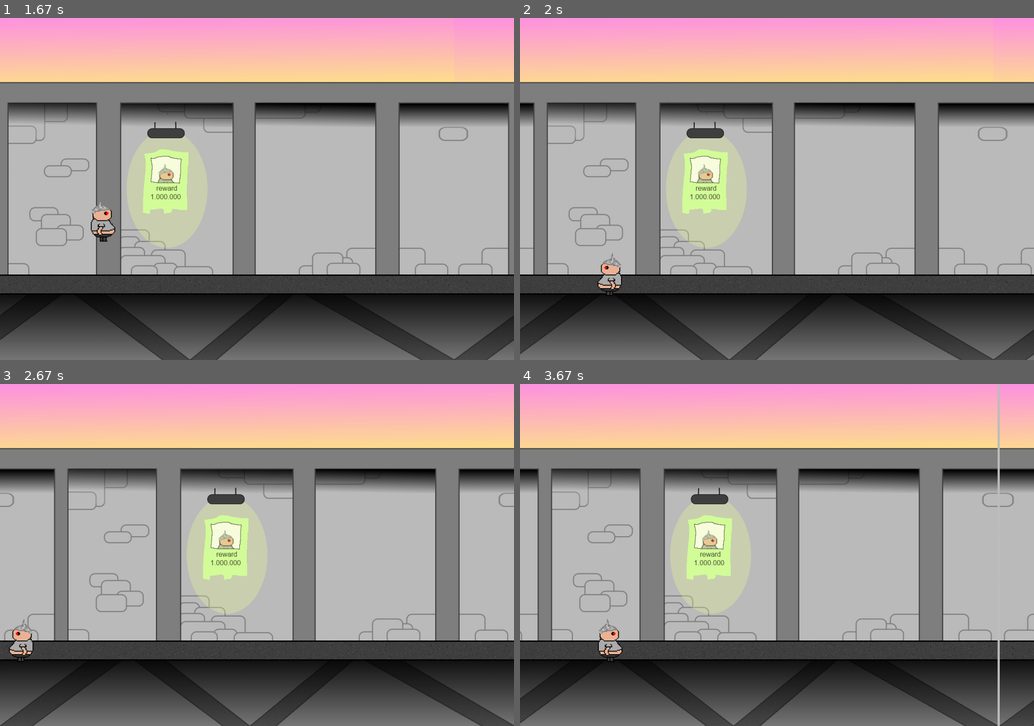
Above: before the commit, frames 1-4 (two rows, left to right).
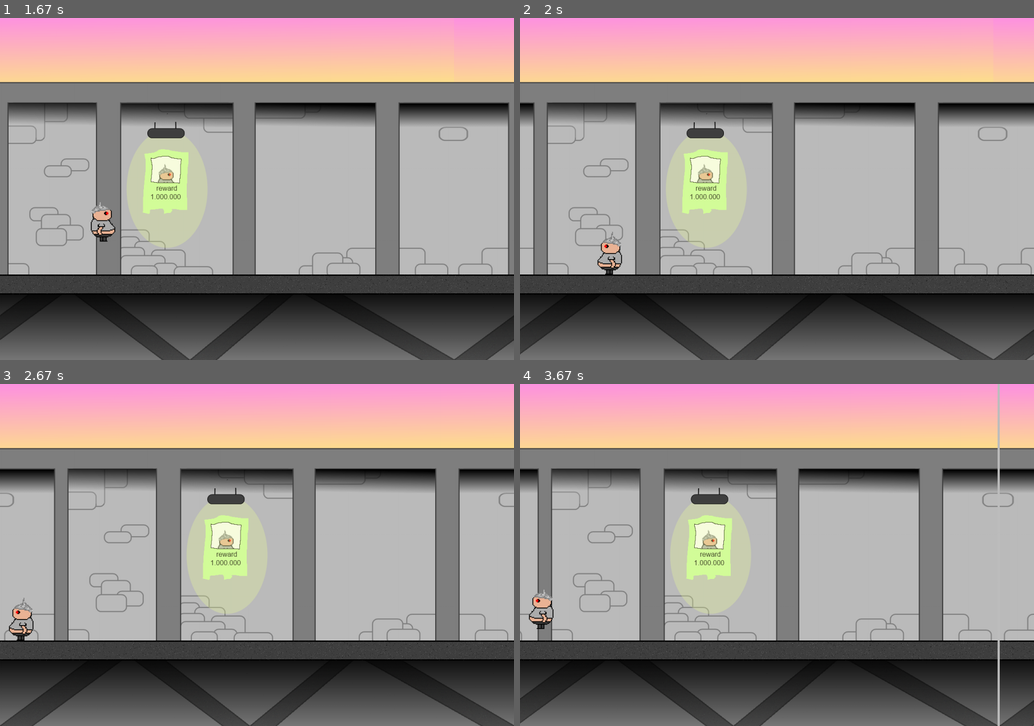
Above: after the commit, the same moments.

Repository: NikMatyukhin/true_pygame
Game: pygame game, started from src/main.py
The game is run twice, just before and just after one commit, with the same random seed, the same clock (stepped at 60 frames per second) and the same inputs.
Inputs:
- Up to frame 1 (1.67 s): hold Right 0.33-0.8 s; hold Up 0.83-1.13 s; hold Right 1.17-1.63 s
- Up to frame 2 (2 s): hold Left from 1.67 s (still down)
- Up to frame 3 (2.67 s): release Left at 2.2 s; hold Left 2.23-2.63 s
- Up to frame 4 (3.67 s): hold Up 2.67-3.03 s; hold Right from 3.07 s (still down)

Frame 1 is identical in both runs. In frame 2, 0.5% of the frame differs, in the area x 15-20%, y 62-81%; in frame 3, 0.5%; in frame 4, 0.7%, in the area x 1-20%, y 60-81%.

Commit message:
Оптимизирован и поправлен прыжок
Добавил определение уровня для персонажа по одной переменной - уровню пола.

Diff:
--- a/src/player.py
+++ b/src/player.py
@@ -8,6 +8,8 @@
         self.image = image
         self.rect = self.surface.get_rect(center=(100, 550))
 
+        self.BOTTOM = 600
+        self.PLAYER_LEVEL = self.BOTTOM - self.surface.get_height()
         self.screen_width = sw
         self.moving_speed = ms
         self.go_to_right = True
@@ -16,7 +18,7 @@
 
     def update(self):
         keys = pygame.key.get_pressed()
-        if self.rect.bottom == 600. and keys[pygame.K_UP]:
+        if self.rect.bottom == self.BOTTOM and keys[pygame.K_UP]:
             self.horizontal_impulse = False
             if keys[pygame.K_LEFT]:
                 self.horizontal_impulse = True
@@ -30,8 +32,8 @@
                 self.go_to_right = True
             self.vertical_impulse = -14.
         if self.vertical_impulse:
-            if self.rect.bottom + self.vertical_impulse > 600:
-                self.rect.y = 550.
+            if self.rect.bottom + self.vertical_impulse > self.BOTTOM:
+                self.rect.y = self.PLAYER_LEVEL
                 self.vertical_impulse = 0
             else:
                 if self.horizontal_impulse:
